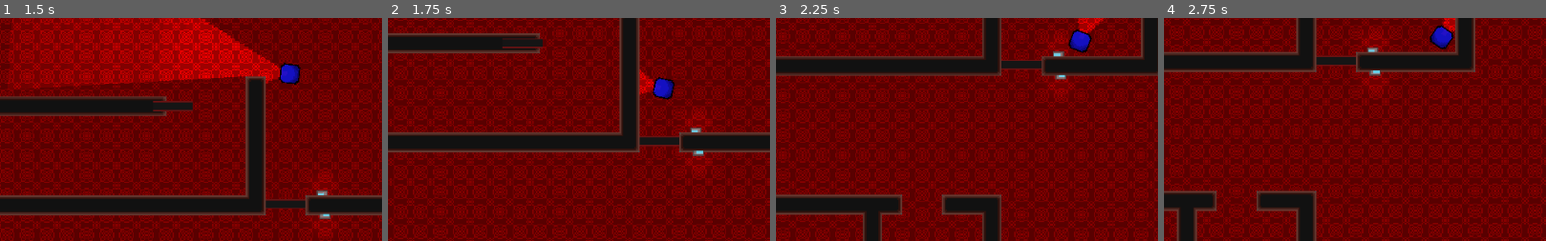
Above: before the commit, frames 1-4 (left to right).
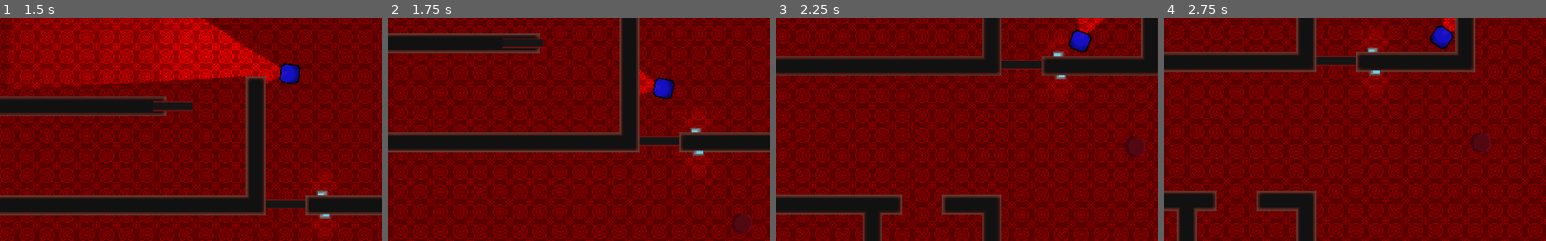
Above: after the commit, the same moments.

Repository: DrSpectre/experimento_juegos
Game: Godot game, scene res://Mundo.tscn
The game is run twice, just before and just after one commit, with the same random seed, the same clock (stepped at 60 frames per second) and the same inputs.
Inputs (mouse positions are % of the whole screen's width and height, from its top left):
- Up to frame 1 (1.5 s): tap Enter at 0.5 s; move the mouse to (72, 45) at 0.52 s; hold D (derecha) 0.53-1.28 s; click (72, 45) at 0.6 s; move the mouse to (30, 55) at 1.27 s; hold S (abajo) from 1.28 s (still down); tap E (interaccion) at 1.35 s
- Up to frame 2 (1.75 s): keep holding S (abajo)
- Up to frame 3 (2.25 s): move the mouse to (60, 28) at 2.02 s; release S (abajo) at 2.03 s; hold D (derecha) from 2.03 s (still down); click (60, 28) at 2.1 s
- Up to frame 4 (2.75 s): keep holding D (derecha)
The pictures show only the part of the screen within x 15-65%, y 46-96%; the shares and areas given below are measured in that part.

Frame 1 is identical in both runs. In frame 2, 0.2% of the frame differs, in the area x 90-95%, y 87-97%; in frame 3, 0.1%; in frame 4, 0.2%.
Error after the commit: Parse Error: Unexpected assign. (res://Objetos/Personajes/Enemigo(MEFv2)

Commit message:
[MOD] Varias modificaciones de ajustes minimos

Diff:
--- a/Mundo.tscn
+++ b/Mundo.tscn
@@ -1,7 +1,7 @@
-[gd_scene load_steps=85 format=2]
+[gd_scene load_steps=86 format=2]
 
 [ext_resource path="res://Objetos/Personajes/jugador/Jugador.tscn" type="PackedScene" id=1]
-[ext_resource path="res://Objetos/Personajes/Enemigo(MEF)/enemigo(mef).tscn" type="PackedScene" id=2]
+[ext_resource path="res://Objetos/Personajes/Enemigo/Enemigo.tscn" type="PackedScene" id=2]
 [ext_resource path="res://img/pared.png" type="Texture" id=3]
 [ext_resource path="res://img/suelo.png" type="Texture" id=4]
 [ext_resource path="res://Objetos/objetos_interactuables/puerta.tscn" type="PackedScene" id=5]
@@ -9,6 +9,7 @@
 [ext_resource path="res://Objetos/objetos_interactuables/indicador_interaccion.tscn" type="PackedScene" id=7]
 [ext_resource path="res://Objetos/objetos_interactuables/consola.tscn" type="PackedScene" id=8]
 [ext_resource path="res://codigo_generico/entorno_utilidades/sistema_control_por_fps.gd" type="Script" id=9]
+[ext_resource path="res://Objetos/Personajes/Enemigo(MEFv2)/enemigo(mefv2).tscn" type="PackedScene" id=10]
 
 [sub_resource type="NavigationPolygon" id=1]
 vertices = PoolVector2Array( 0, 0, 16, 0, 16, 16, 0, 16 )
@@ -508,6 +509,7 @@
 class_name = "crt"
 
 [node name="Mundo" type="Node2D"]
+position = Vector2( 0, -1 )
 script = ExtResource( 9 )
 
 [node name="Navigation2D" type="Navigation2D" parent="." groups=["atlas_navegacion"]]
@@ -557,11 +559,33 @@
 rotation = 1.5708
 controladores_externos = [ NodePath("../indicador_interaccion2"), NodePath("../indicador_interaccion3") ]
 
-[node name="Enemigo1" parent="." instance=ExtResource( 2 )]
-position = Vector2( 609, 603 )
-rotation = -2.25209
-
 [node name="consola" parent="." instance=ExtResource( 8 )]
 position = Vector2( 398, 296 )
 rotation = -1.5711
 controladores_externos = [ NodePath("../indicador_interaccion2"), NodePath("../indicador_interaccion3") ]
+
+[node name="EnemigoV2" parent="." instance=ExtResource( 10 )]
+position = Vector2( 428, 559 )
+
+[node name="Enemigo" parent="." instance=ExtResource( 2 )]
+position = Vector2( 423, 379 )
+
+[node name="punto_interes" type="Node" parent="."]
+
+[node name="punto_1" type="Position2D" parent="punto_interes" groups=["puntos_de_patrulla"]]
+position = Vector2( 73, 635 )
+
+[node name="punto_2" type="Position2D" parent="punto_interes" groups=["puntos_de_patrulla"]]
+position = Vector2( 1364, 83 )
+
+[node name="punto_3" type="Position2D" parent="punto_interes" groups=["puntos_de_patrulla"]]
+position = Vector2( 119, 1093 )
+
+[node name="punto_5" type="Position2D" parent="punto_interes" groups=["puntos_de_patrulla"]]
+position = Vector2( 905, 115 )
+
+[node name="punto_6" type="Position2D" parent="punto_interes" groups=["puntos_de_patrulla"]]
+position = Vector2( 761, 711 )
+
+[node name="punto_4" type="Position2D" parent="punto_interes" groups=["puntos_de_patrulla"]]
+position = Vector2( 1385, 1113 )
--- a/Objetos/Personajes/Enemigo(MEF)/maquina_estados.gd
+++ b/Objetos/Personajes/Enemigo(MEF)/maquina_estados.gd
@@ -25,6 +25,7 @@
 		"paralizado": paralizado,
 	}
 
+
 func _cambiar_estado(estado_nuevo):
 	if not _activo:
 		return
--- a/Objetos/Personajes/jugador/Bala.tscn
+++ b/Objetos/Personajes/jugador/Bala.tscn
@@ -9,7 +9,7 @@
 [sub_resource type="RectangleShape2D" id=2]
 extents = Vector2( 5, 3 )
 
-[node name="Bala" type="RigidBody2D"]
+[node name="Bala" type="RigidBody2D" groups=["bala"]]
 gravity_scale = 0.0
 script = ExtResource( 2 )
 
--- a/codigo_generico/IA/MaquinaEstados/estado.gd
+++ b/codigo_generico/IA/MaquinaEstados/estado.gd
@@ -2,10 +2,10 @@
 
 # Linea base de interfaz para maquinas de estado
 
-signal finalizado(siguiente_estado_maquina, lo_hizo, parametros)
+signal finalizado(siguiente_estado_maquina, parametros)
 signal almacenar(objeto)
 
-func entrar(parametros = false):
+func entrar(parametros):
 	pass
 
 func actualizar(delta):
--- a/codigo_generico/IA/MaquinaEstados/maquina_estados.gd
+++ b/codigo_generico/IA/MaquinaEstados/maquina_estados.gd
@@ -10,15 +10,12 @@
 var estado_actual = null
 var _activo = false setget activar
 
-var objetos_almacenados = null
-
 func _ready():
 	if not estado_inicio:
 		estado_inicio = get_child(0).get_path()
 
 	for sub_nodo in get_children():
 		conectar(sub_nodo, "finalizado", "_cambiar_estado")
-		conectar(sub_nodo, "almacenar", "_almacenar_objeto")
 
 	inicializar(estado_inicio)
 
@@ -27,10 +24,7 @@
 	pila_estados.push_front(get_node(estado))
 	estado_actual = pila_estados[0]
 
-	if objetos_almacenados:
-		estado_actual.entrar(objetos_almacenados)
-	else:
-		estado_actual.entrar()
+	estado_actual.entrar()
 
 func activar(valor):
 	_activo = valor
@@ -51,19 +45,19 @@
 func _physics_process(delta):
 	estado_actual.actualizar(delta)
 
-	"""
-	if objetos_almacenados:
-		estado_actual.manejar_sensores(objetos_almacenados)
-	"""
-
 func _cambiar_estado(estado):
 	if not _activo:
 		return
 
-	objetos_almacenados = estado_actual.salir()
+	var memoria = null
+
+	if not pila_estados.size() > 1:
+		memoria = estado_actual.salir()
 
 	if estado == "anterior":
+		estado_actual.salir()
 		pila_estados.pop_front()
+
 	else:
 		pila_estados[0] = mapa_estados[estado]
 
@@ -71,14 +65,7 @@
 	emit_signal("estado_cambiado", estado_actual)
 
 	if estado != "anterior":
-		if objetos_almacenados:
-			estado_actual.entrar(objetos_almacenados)
-
-		else:
-			estado_actual.entrar()
-
-func _almacenar_objeto(data):
-	objetos_almacenados = data
+		estado_actual.entrar(memoria)
 
 func conectar(nodo, senyal, funcion_delegada):
 	var err = nodo.connect(senyal, self, funcion_delegada)
--- /dev/null
+++ b/codigo_generico/IA/recursos/paquetes_com.gd
@@ -0,0 +1,5 @@
+
+class seguir:
+	func _init(objetivo, tipo="estatico"):
+		self.objetivo = objetivo
+		self.tipo = tipo
--- a/codigo_generico/entorno_utilidades/sistema_control_por_fps.gd
+++ b/codigo_generico/entorno_utilidades/sistema_control_por_fps.gd
@@ -16,7 +16,7 @@
 
 func _process(delta):
 	if lista_pendientes.size() > 0 and actualizar:
-		lista_pendientes[0].emitir_senyal_actuaizacion()
+		lista_pendientes[0].actualizar_dif()
 		lista_pendientes.remove(0)
 
 	if lista_pendientes.size() == 0:
